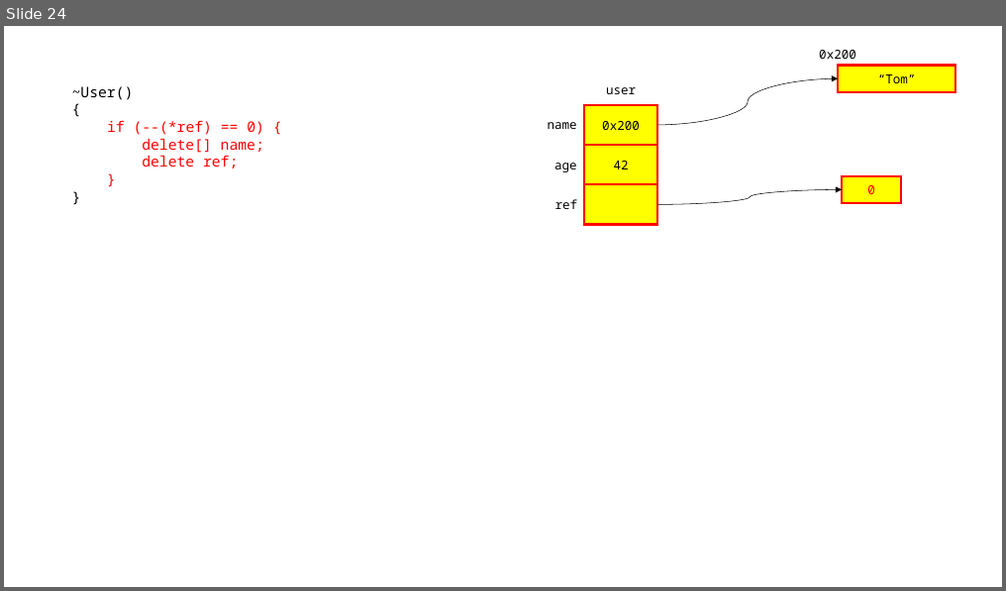
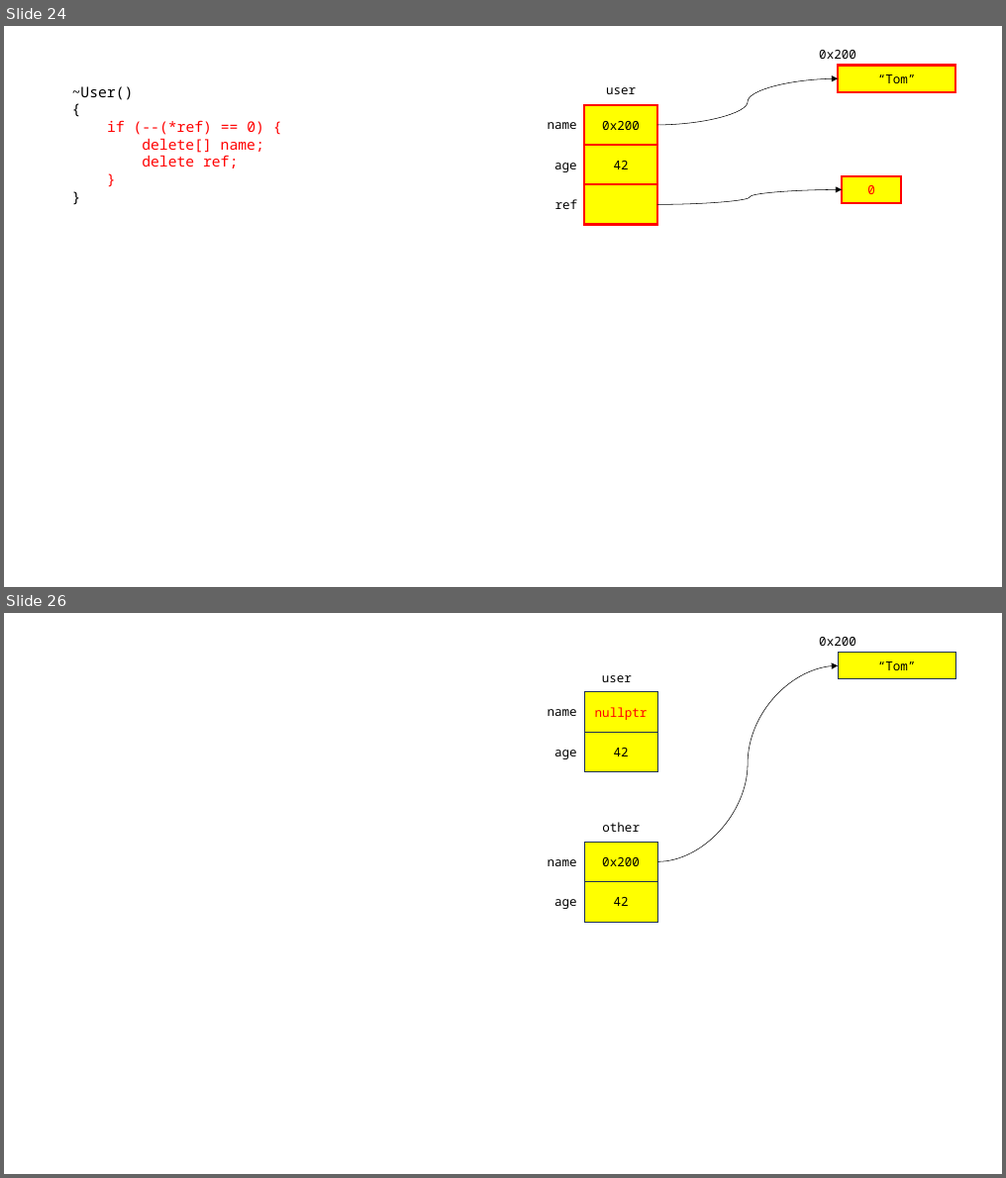
Before and after one commit to joonsungk/cpp_231023, a slide deck: cpp_231023.pptx. Shown one above the other, each under a label of ours: slide 24 before the commit, slides 24 and 26 after it; the slides between them are not shown. The pictures are 1006x591 and 1006x1178 pixels, drawn with LibreOffice and Linux fonts; fonts in the diff are those of the drawing. Boxes give left, top, right and bottom in pixels: in the first picture for what was removed or moved away, otherwise in the second. Text is boxed around its words. In the diff, an @@ line names an element or a change of style, - is before the commit and + after.

```diff
--- a/cpp_231023.pptx
+++ b/cpp_231023.pptx
@@ slide 26 added at (4,613,1002,1174), background #FFFFFF @@
@@ text added at (819,637,856,646), 12 pt, text #000000 @@
+0x200
@@ curved arrow added from (657, 862) to (838, 665), #000000 0.5 pt @@
@@ rectangle added at (838,652,956,679), fill #FFFF00, outline #1E3256 1 pt, 12 pt, text #000000 @@
+“Tom”
@@ rectangle added at (584,691,657,732), fill #FFFF00, outline #1E3256 1 pt, 12 pt, text #FF0000 @@
+nullptr
@@ text added at (602,675,632,682), 12 pt, text #000000 @@
+user
@@ text added at (548,709,577,716), 12 pt, text #000000 @@
+name
@@ text added at (554,750,577,760), 12 pt, text #000000 @@
+age
@@ rectangle added at (584,732,657,772), fill #FFFF00, outline #1E3256 1 pt, 12 pt, text #000000 @@
+42
@@ rectangle added at (584,842,657,882), fill #FFFF00, outline #1E3256 1 pt, 12 pt, text #000000 @@
+0x200
@@ text added at (602,822,640,832), 12 pt, text #000000 @@
+other
@@ text added at (548,860,577,866), 12 pt, text #000000 @@
+name
@@ text added at (554,899,577,909), 12 pt, text #000000 @@
+age
@@ rectangle added at (584,881,657,922), fill #FFFF00, outline #1E3256 1 pt, 12 pt, text #000000 @@
+42
```
Also in this commit, not shown: 1 other slide added, 1 other file.
